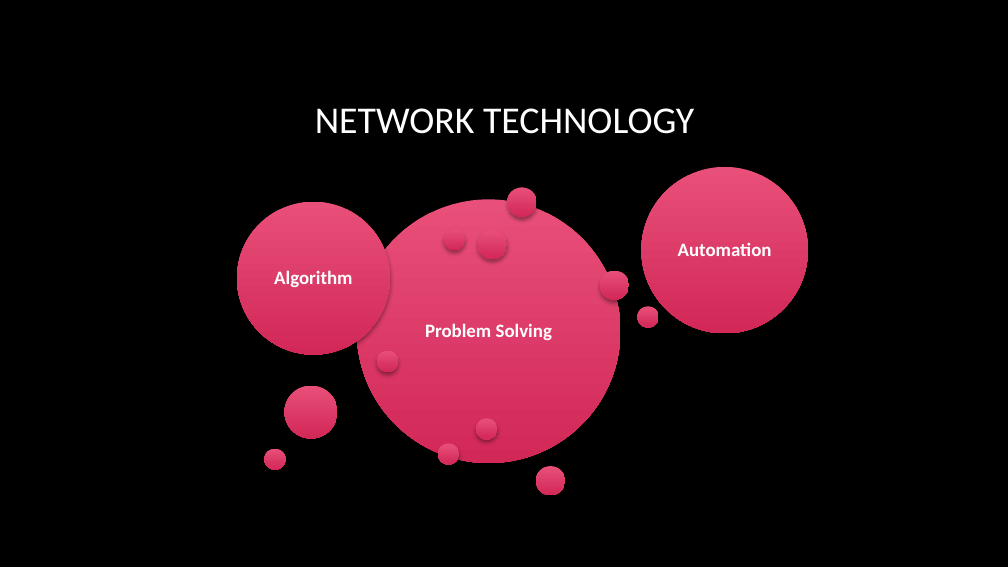
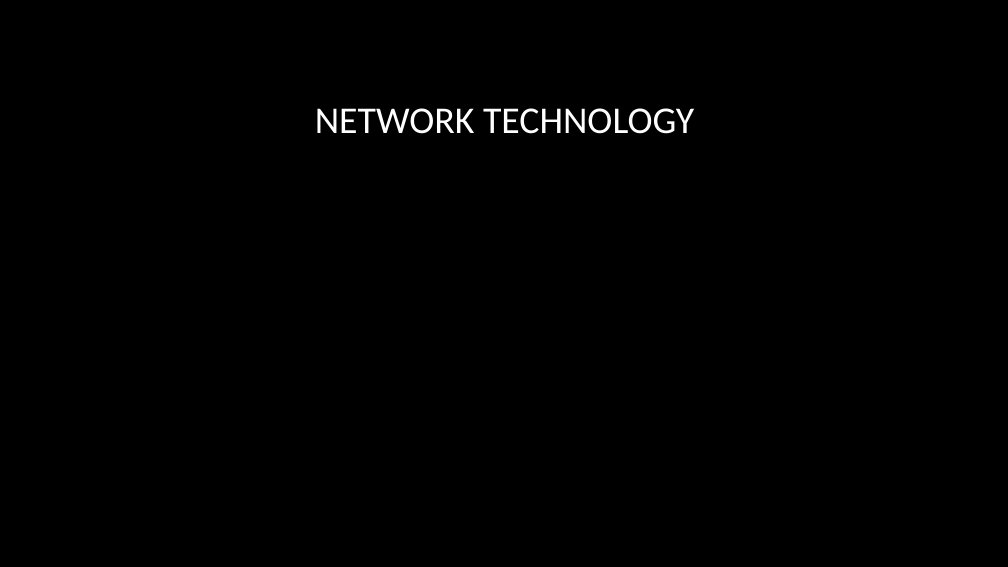
Before and after one commit to AntonVonDelta/ProiectPAS, a slide deck: slide 6 of Prezentare/OceanExploration.pptx (slide 4 before the commit). Drawn at 1008x567 pixels with LibreOffice and Linux fonts; fonts in the diff are those of the drawing; background and template pictures are left out. Boxes give left, top, right and bottom in pixels: in the first picture for what was removed or moved away, otherwise in the second. Text is boxed around its words. In the diff, an @@ line names an element or a change of style, - is before the commit and + after.

```diff
--- a/Prezentare/OceanExploration.pptx
+++ b/Prezentare/OceanExploration.pptx
@@ group removed at (237,167,808,495): 14 ellipses, 3 texts @@
-Problem Solving
-Algorithm
-Automation
```
Also in this commit, not shown: 1 other slide changed, 4 slides added, 2 slides removed, 29 other files.
